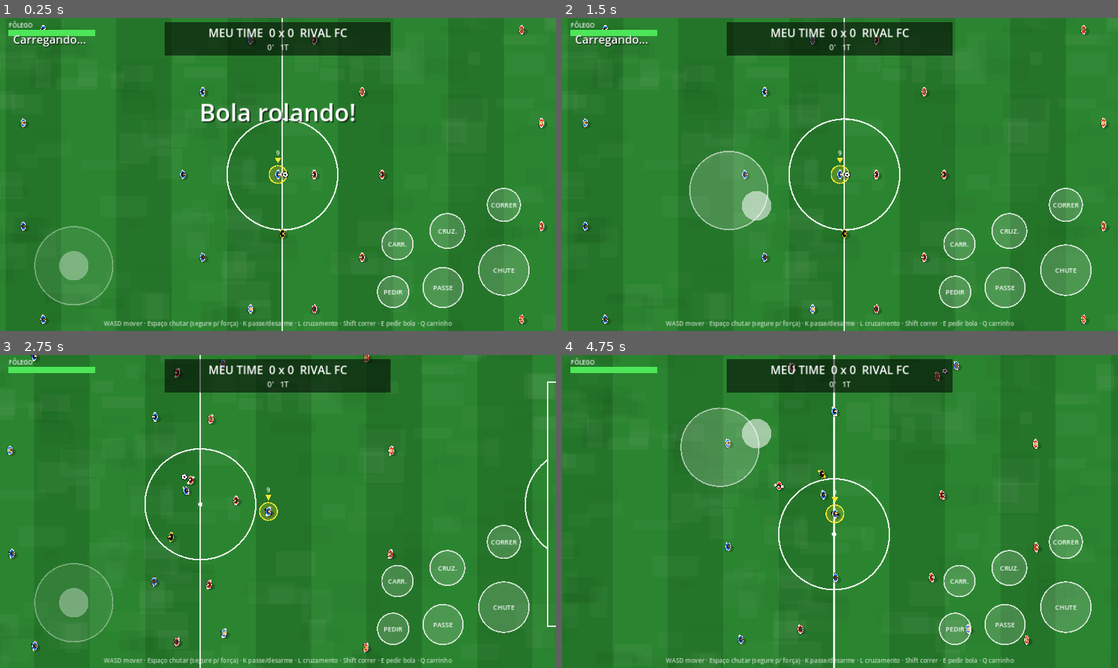
Above: before the commit, frames 1-4 (two rows, left to right).
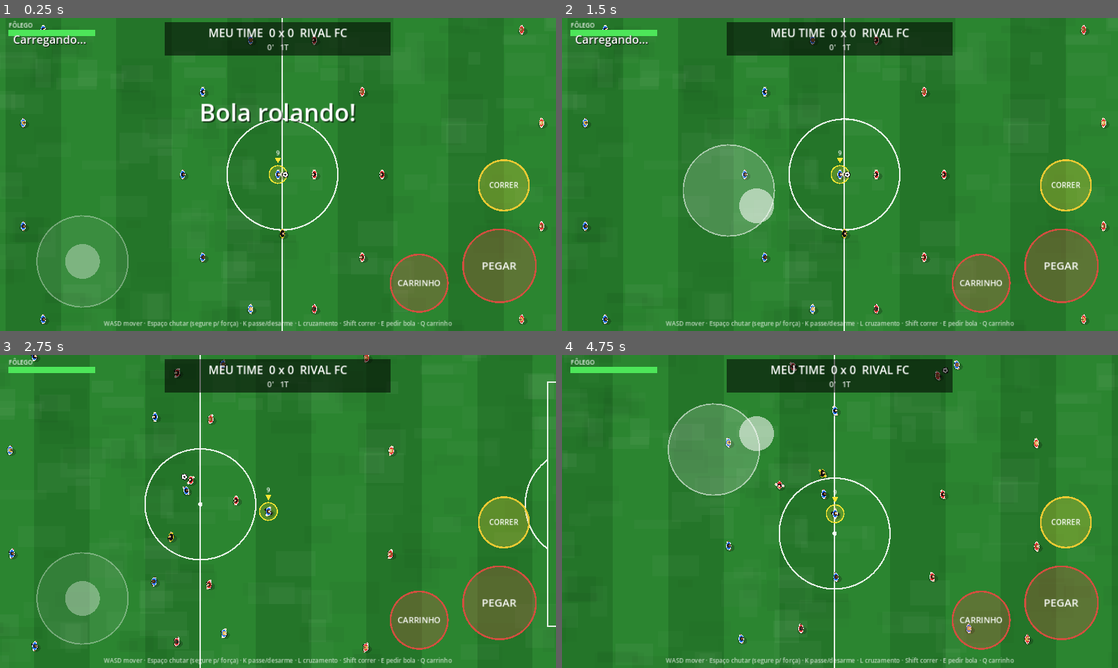
Above: after the commit, the same moments.

Repository: fcruz291003-netizen/Fora-de-Campo-
Game: Godot game, scene res://main.tscn
Same seed, same stepped clock (60 frames per second), same inputs: the game is played once before the commit and once after it.
Inputs (mouse positions are in pixels of both pictures, inside the frame that each line leads up to):
- Up to frame 1 (0.25 s): no input
- Up to frame 2 (1.5 s): tap Enter at 0.5 s; move the mouse to (962, 158) at 0.52 s; hold D 0.53-1.25 s; tap R at 0.6 s; click (962, 158) at 0.67 s; tap Space at 0.77, 1.25 s; tap F at 0.8 s; drag from (728, 190) to (812, 237) at 1.27 s
- Up to frame 3 (2.75 s): move the mouse to (333, 442) at 2.02 s; hold D from 2.03 s (still down); tap R at 2.1 s; tap F at 2.3 s
- Up to frame 4 (4.75 s): release D at 2.75 s; drag from (812, 574) to (673, 464) at 2.77 s; move the mouse to (1006, 558) at 3.52 s; hold A 3.53-4.25 s; tap J at 3.6 s; tap Space at 3.77 s; tap F at 3.8 s; drag from (673, 464) to (756, 433) at 4.27 s

The runs differ from the first frame. In frame 1, 7.8% of the frame differs, in the area x 6-97%, y 45-95%; in frame 2, 8.3%; in frame 3, 7.8%; in frame 4, 9.2%, in the area x 19-97%, y 0-100%.

Commit message:
Add files via upload

Diff:
--- a/touch_controls.gd
+++ b/touch_controls.gd
@@ -1,11 +1,15 @@
 class_name TouchControls
 extends Control
-## Joystick flutuante (metade esquerda da tela) + botões de ação (direita).
+## Joystick flutuante (metade esquerda da tela) + botões de ação (direita) que MUDAM conforme o momento:
+##   "attack"  (você está com a bola)      -> CHUTE, PASSE, CRUZ., CORRER
+##   "support" (um companheiro tem a bola) -> PEDIR, CORRER
+##   "defend"  (o rival tem a bola)        -> PRESSIONAR, CARRINHO, DESARME, CORRER
+##   "loose"   (bola solta)                -> PEGAR, CARRINHO, CORRER
 ## Também aceita teclado para testar no PC:
-##   WASD/setas = mover | Espaço ou J = chute (segure) | K = passe/desarme | L = cruzamento
-##   Shift = correr | E = pedir a bola | Q = carrinho
-
-const STICK_RADIUS := 90.0
+##   WASD/setas = mover | Espaço ou J = chute (segure) | K = passe | L = cruzamento
+##   Shift = correr | E = pedir a bola | R = pressionar | Q = carrinho | F = desarme
+
+const STICK_RADIUS := 105.0
 
 const KEY_MAP := {
 	KEY_SPACE: "shoot",
@@ -14,8 +18,12 @@
 	KEY_L: "cross",
 	KEY_SHIFT: "sprint",
 	KEY_E: "call",
+	KEY_R: "press",
 	KEY_Q: "slide",
+	KEY_F: "tackle",
 }
+
+var context: String = "loose"      # definido pela partida a cada frame
 
 var held: Dictionary = {}          # nome -> true enquanto o botão está pressionado
 var pressed: Dictionary = {}       # nome -> true no frame em que foi pressionado (consumir com take_pressed)
@@ -69,17 +77,37 @@
 	return t
 
 
-# ---------------------------------------------------------------- layout
+# ---------------------------------------------------------------- layout (botões grandes, por contexto)
+# cada botão: [centro, raio, texto, cor]
 func _layout() -> Dictionary:
 	var s: Vector2 = get_viewport_rect().size
-	return {
-		"shoot": [Vector2(s.x - 120.0, s.y - 140.0), 58.0, "CHUTE"],
-		"pass": [Vector2(s.x - 260.0, s.y - 100.0), 46.0, "PASSE"],
-		"cross": [Vector2(s.x - 250.0, s.y - 230.0), 40.0, "CRUZ."],
-		"sprint": [Vector2(s.x - 120.0, s.y - 290.0), 38.0, "CORRER"],
-		"call": [Vector2(s.x - 375.0, s.y - 90.0), 36.0, "PEDIR"],
-		"slide": [Vector2(s.x - 365.0, s.y - 200.0), 36.0, "CARR."],
-	}
+	var p1 := Vector2(s.x - 130.0, s.y - 150.0)    # ação principal (maior)
+	var p2 := Vector2(s.x - 315.0, s.y - 110.0)
+	var p3 := Vector2(s.x - 290.0, s.y - 270.0)
+	var psp := Vector2(s.x - 120.0, s.y - 335.0)   # CORRER fica sempre no mesmo lugar
+	var atk := Color(0.25, 0.75, 0.35)
+	var dfn := Color(0.85, 0.30, 0.25)
+	var run := Color(0.95, 0.80, 0.20)
+	var shoot_col := Color(0.95, 0.45, 0.15)
+	var out: Dictionary = {}
+	if context == "attack":
+		out["shoot"] = [p1, 84.0, "CHUTE", shoot_col]
+		out["pass"] = [p2, 66.0, "PASSE", atk]
+		out["cross"] = [p3, 56.0, "CRUZ.", atk]
+		out["sprint"] = [psp, 58.0, "CORRER", run]
+	elif context == "support":
+		out["call"] = [p1, 88.0, "PEDIR", atk]
+		out["sprint"] = [psp, 58.0, "CORRER", run]
+	elif context == "defend":
+		out["press"] = [p1, 84.0, "PRESSIONAR", dfn]
+		out["slide"] = [p2, 66.0, "CARRINHO", dfn]
+		out["tackle"] = [p3, 56.0, "DESARME", dfn]
+		out["sprint"] = [psp, 58.0, "CORRER", run]
+	else:
+		out["press"] = [p1, 84.0, "PEGAR", dfn]
+		out["slide"] = [p2, 66.0, "CARRINHO", dfn]
+		out["sprint"] = [psp, 58.0, "CORRER", run]
+	return out
 
 
 # ---------------------------------------------------------------- entrada
@@ -115,7 +143,7 @@
 		var info: Array = lay[nm]
 		var center: Vector2 = info[0]
 		var r: float = info[1]
-		if pos.distance_to(center) <= r * 1.2:
+		if pos.distance_to(center) <= r * 1.15:
 			finger_btn[idx] = nm
 			held[nm] = true
 			pressed[nm] = true
@@ -157,16 +185,17 @@
 		var center: Vector2 = info[0]
 		var r: float = info[1]
 		var label: String = info[2]
+		var col: Color = info[3]
 		var on: bool = held.has(nm)
-		var fill := Color(1, 1, 1, 0.38 if on else 0.16)
-		draw_circle(center, r, fill)
-		draw_arc(center, r, 0.0, TAU, 40, Color(1, 1, 1, 0.75), 3.0)
-		draw_string(font, center + Vector2(-r, 6.0), label,
-			HORIZONTAL_ALIGNMENT_CENTER, r * 2.0, 15, Color(1, 1, 1, 0.95))
+		draw_circle(center, r, Color(col.r, col.g, col.b, 0.55 if on else 0.28))
+		draw_arc(center, r, 0.0, TAU, 48, Color(col.r, col.g, col.b, 0.95), 4.0)
+		var fs: int = int(r * 0.30)
+		draw_string(font, center + Vector2(-r, float(fs) * 0.35), label,
+			HORIZONTAL_ALIGNMENT_CENTER, r * 2.0, fs, Color(1, 1, 1, 0.97))
 	# joystick
 	var s: Vector2 = get_viewport_rect().size
-	var base: Vector2 = stick_origin if stick_id != -1 else Vector2(170.0, s.y - 150.0)
+	var base: Vector2 = stick_origin if stick_id != -1 else Vector2(190.0, s.y - 160.0)
 	var alpha: float = 0.35 if stick_id != -1 else 0.14
 	draw_circle(base, STICK_RADIUS, Color(1, 1, 1, alpha * 0.5))
 	draw_arc(base, STICK_RADIUS, 0.0, TAU, 48, Color(1, 1, 1, alpha + 0.2), 3.0)
-	draw_circle(base + stick_vec * STICK_RADIUS, 34.0, Color(1, 1, 1, alpha + 0.2))
+	draw_circle(base + stick_vec * STICK_RADIUS, 40.0, Color(1, 1, 1, alpha + 0.2))
